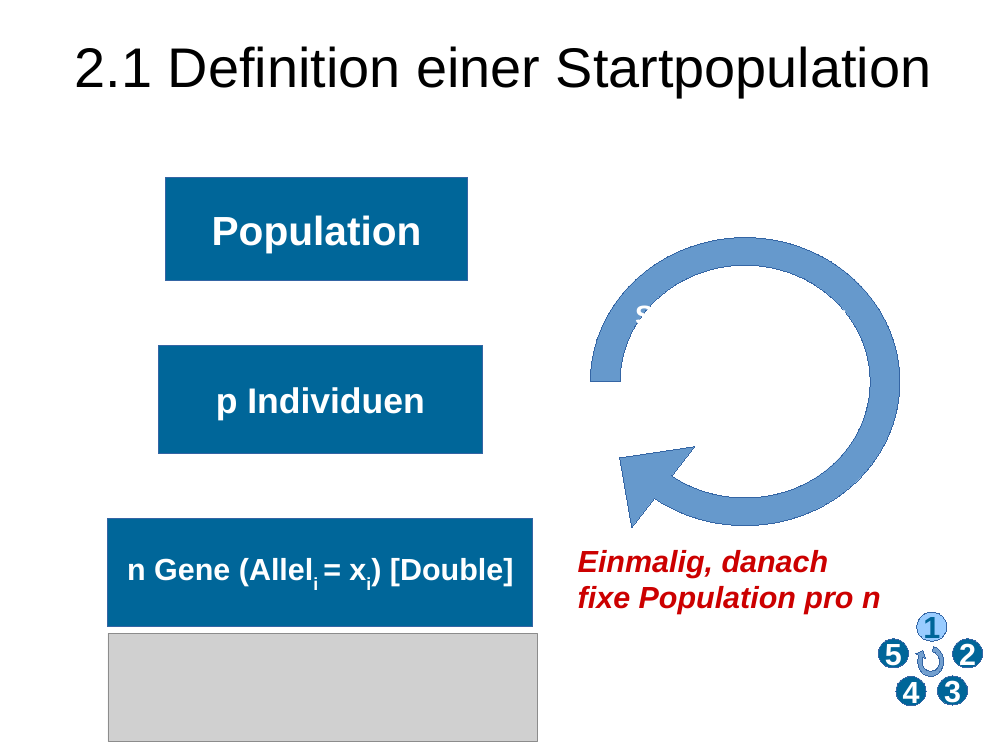
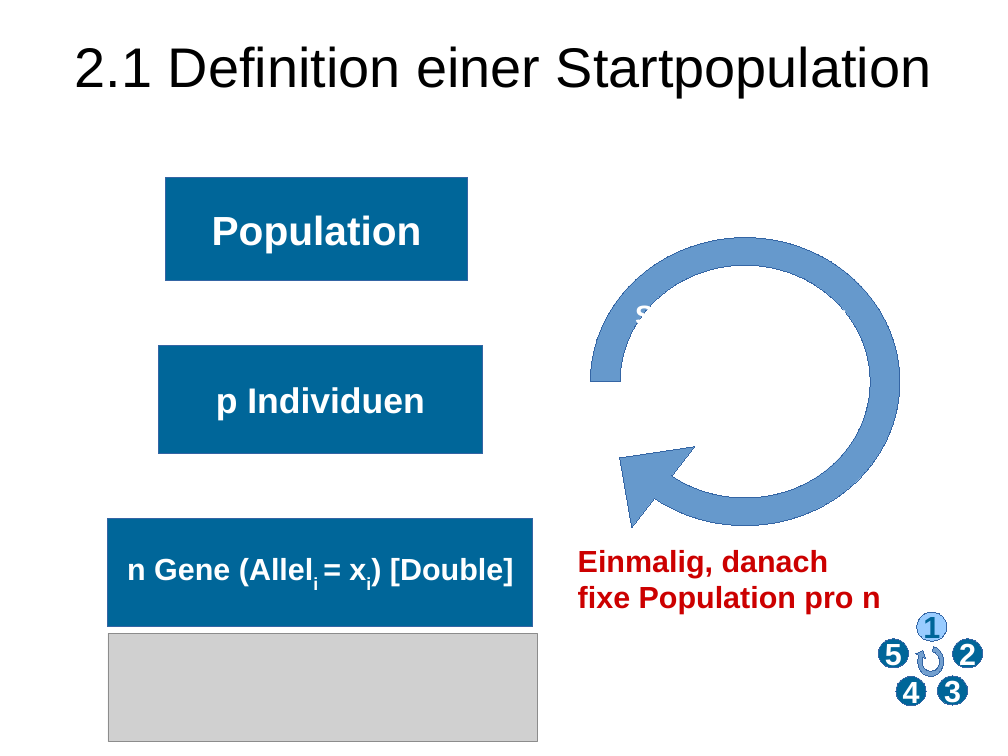
Before and after one commit to lblissett/evo-project, a slide deck: slide 4 of src/data/presentation/geopras/Vortrag_Evo_ErsterTeil.odp. Drawn at 1008x756 pixels with LibreOffice and Linux fonts; fonts in the diff are those of the drawing; grey boxes stand for pictures. Boxes give left, top, right and bottom in pixels: in the first picture for what was removed or moved away, otherwise in the second. Text is boxed around its words. In the diff, an @@ line names an element or a change of style, - is before the commit and + after.

```diff
--- a/src/data/presentation/geopras/Vortrag_Evo_ErsterTeil.odp
+++ b/src/data/presentation/geopras/Vortrag_Evo_ErsterTeil.odp
@@ text "Einmalig, danach fixe Population pro ..." at box(578, 550, 881, 614): italic off @@
```
Also in this commit, not shown: 2 other slides changed, 10 other files.
